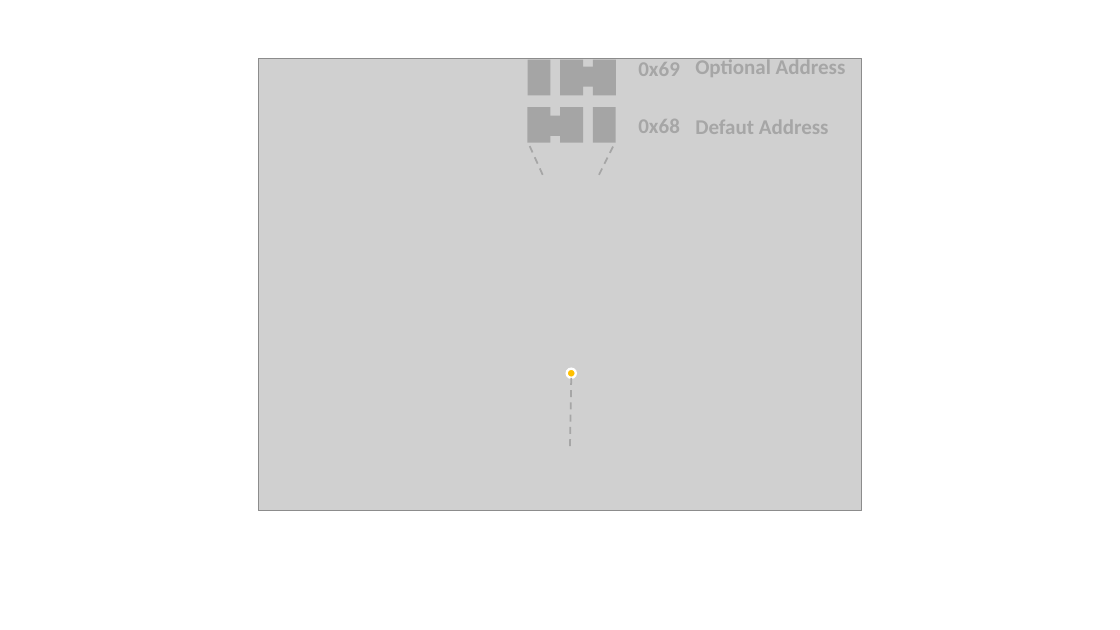
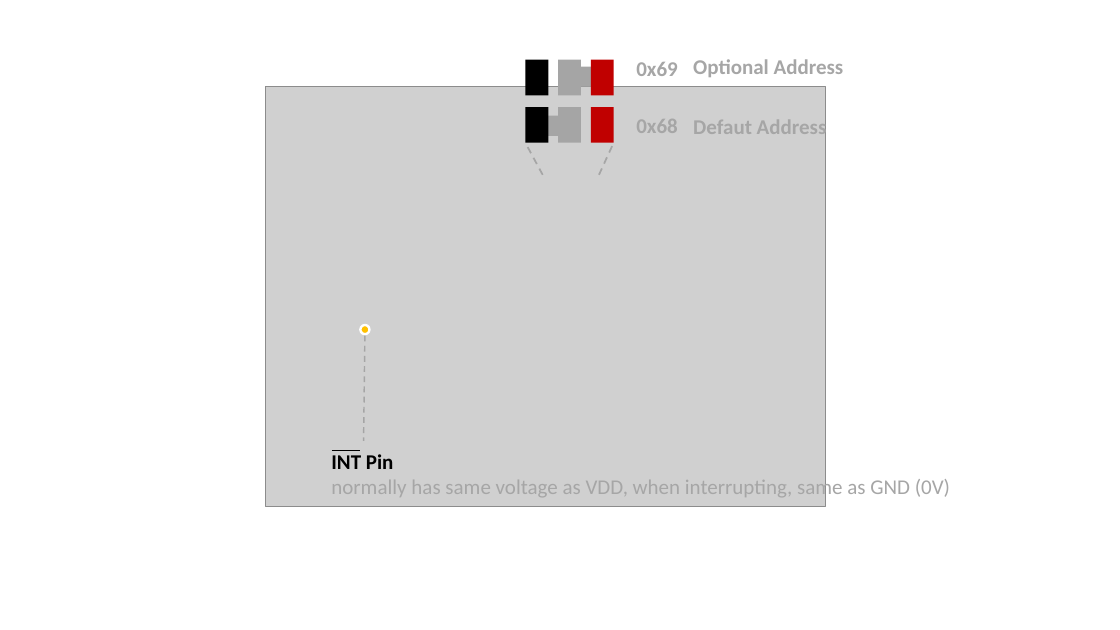
Before and after one commit to SeeedDocument/Grove-Infrared_Temperature_Sensor_Array-AMG8833, a slide deck: slide 2 of img/pin_map.pptx. Drawn at 1120x630 pixels with LibreOffice and Linux fonts; fonts in the diff are those of the drawing; grey boxes stand for pictures. Boxes give left, top, right and bottom in pixels: in the first picture for what was removed or moved away, otherwise in the second. Text is boxed around its words. In the diff, an @@ line names an element or a change of style, - is before the commit and + after.

```diff
--- a/img/pin_map.pptx
+++ b/img/pin_map.pptx
@@ text "0x69" rewrapped from <box>638,58,680,76</box> to <box>636,62,678,76</box> @@
@@ picture: place and size @@
-picture at <box>258,58,862,511</box>
+picture at <box>266,87,825,507</box>
@@ rectangle at <box>526,60,548,95</box>: fill #A5A5A5 to #000000 @@
@@ rectangle at <box>591,60,614,95</box>: fill #A5A5A5 to #C00000 @@
@@ rectangle at <box>526,107,548,142</box>: fill #A5A5A5 to #000000 @@
@@ rectangle at <box>591,107,614,142</box>: fill #A5A5A5 to #C00000 @@
@@ text "Defaut Address" rewrapped from <box>695,120,829,134</box> to <box>693,116,827,140</box> @@
@@ line moved from (543, 175) - (528, 143) to (543, 175) - (525, 143) @@
@@ ellipse: place and size @@
-ellipse at <box>567,369,576,378</box>
+ellipse at <box>360,325,370,334</box>
@@ line added from (365, 335) to (364, 441), #A5A5A5 1.25 pt dashed @@
@@ line removed from (571, 378) to (571, 446) @@
@@ text added at <box>331,454,950,501</box>, 18 pt, text #A6A6A6 @@
+INT Pin
+normally has same voltage as VDD, when interrupting, same as GND (0V)
@@ line added from (332, 450) to (360, 450), #000000 1.25 pt @@
```
Also in this commit, not shown: 1 other slide changed, 3 other files.
